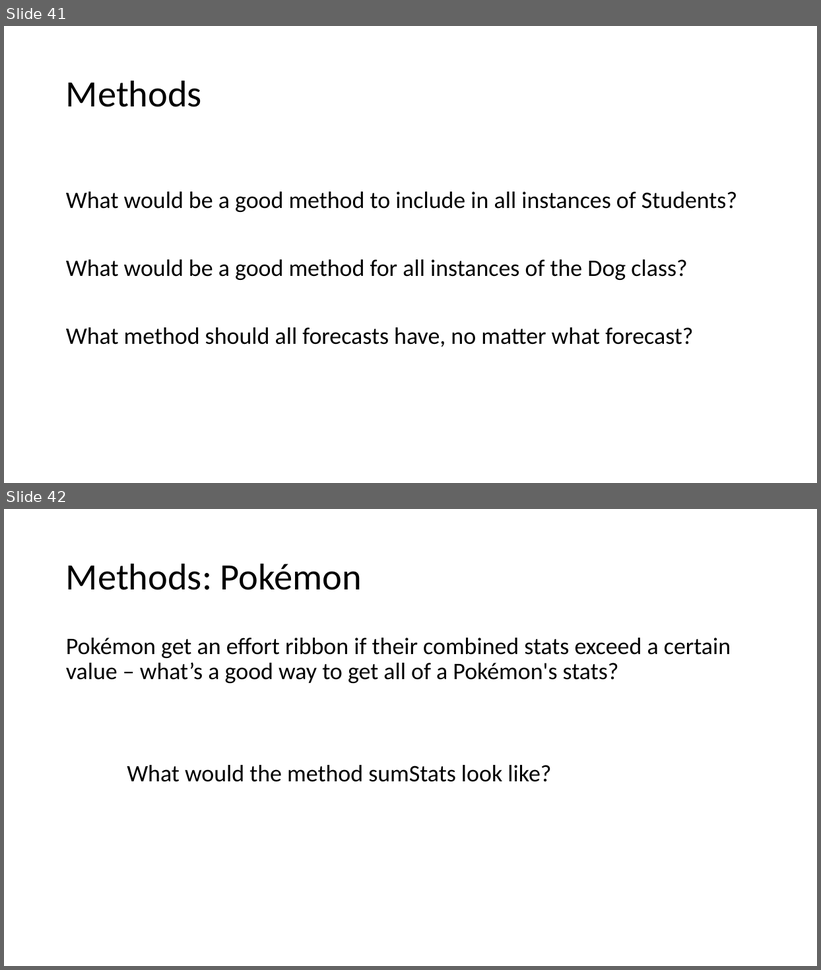
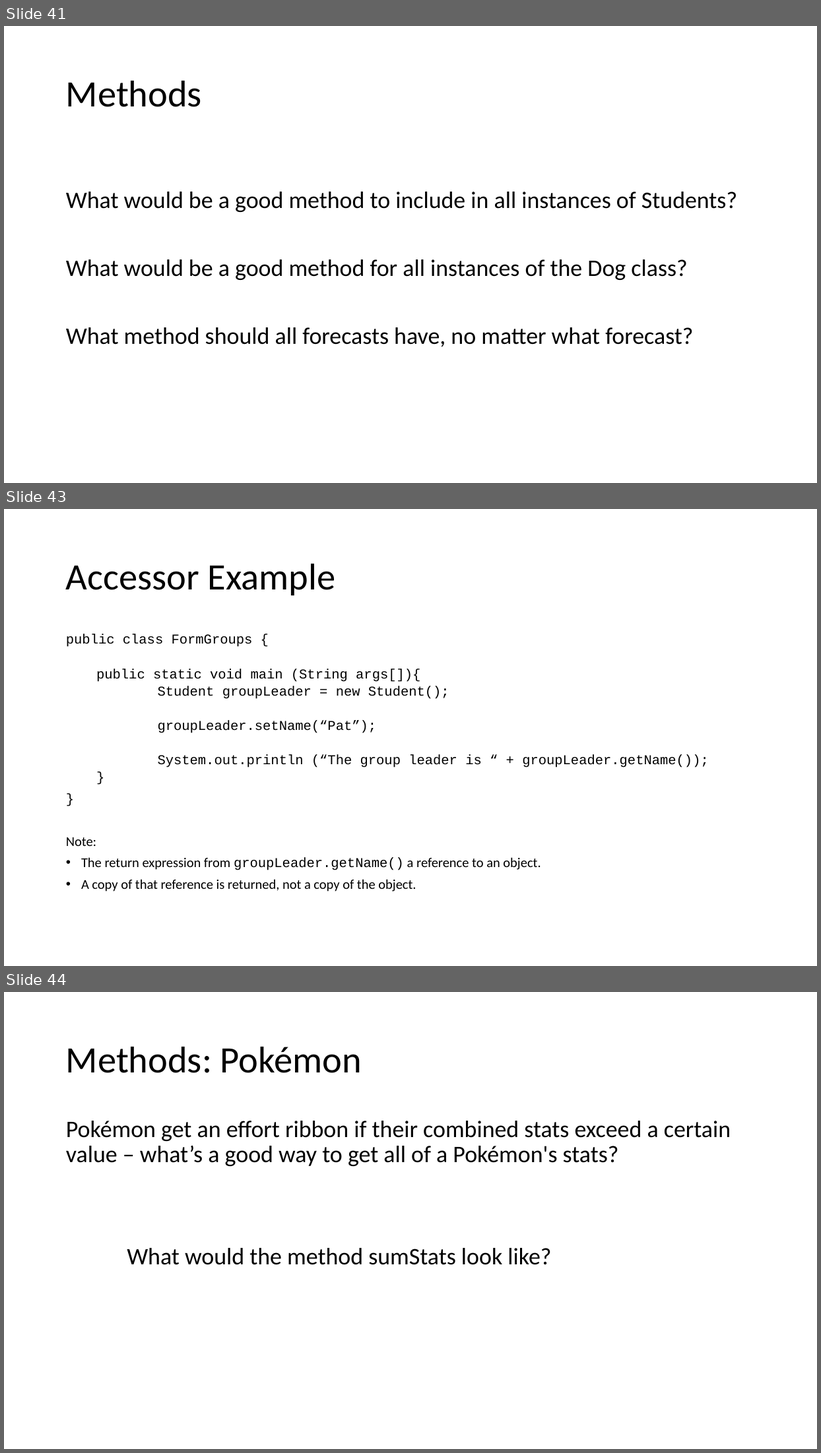
Before and after one commit to TEALSK12/apcsa-public, a slide deck: curriculum/Unit5/Unit5.pptx. Shown one above the other, each under a label of ours: slides 41 and 42 before the commit, slides 41, 43 and 44 after it; the slides between them are not shown. The pictures are 821x970 and 821x1453 pixels, drawn with LibreOffice and Linux fonts; fonts in the diff are those of the drawing. Boxes give left, top, right and bottom in pixels: in the first picture for what was removed or moved away, otherwise in the second. Text is boxed around its words. In the diff, an @@ line names an element or a change of style, - is before the commit and + after.

Commit message:
Add slide 42, 43 accessors and setters

```diff
--- a/curriculum/Unit5/Unit5.pptx
+++ b/curriculum/Unit5/Unit5.pptx
@@ slide 43 added at <box>4,509,817,966</box>, background #FFFFFF @@
@@ title added at <box>66,563,336,595</box>, 44 pt, text #000000 @@
+Accessor Example
@@ text added at <box>66,634,709,892</box>, 16 pt, text #000000 @@
+public class FormGroups {
+  public static void main (String args[]){
+  Student groupLeader = new Student();
+  groupLeader.setName(“Pat”);
+  System.out.println (“The group leader is “ + groupLeader.getName());
+  }
+}
+Note:
+• The return expression from groupLeader.getName() a reference to an object.
+• A copy of that reference is returned, not a copy of the object.
@@ what was slide 42 is now slide 44 @@
```
Also in this commit, not shown: 1 other slide added.
